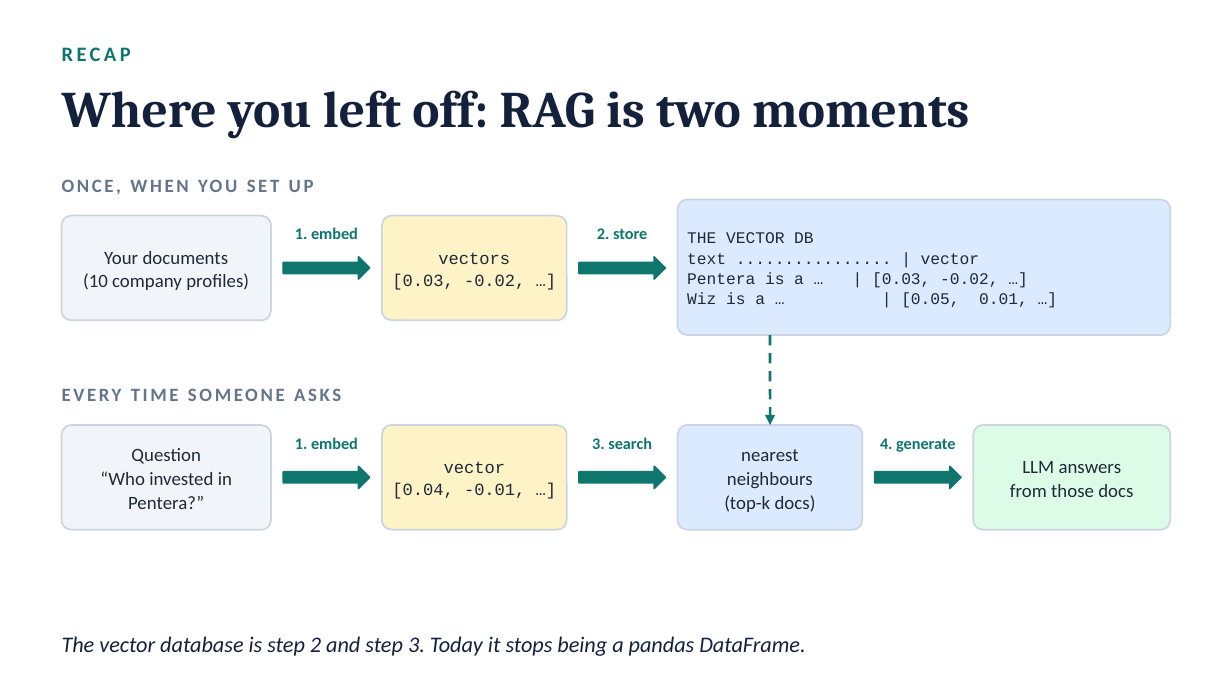
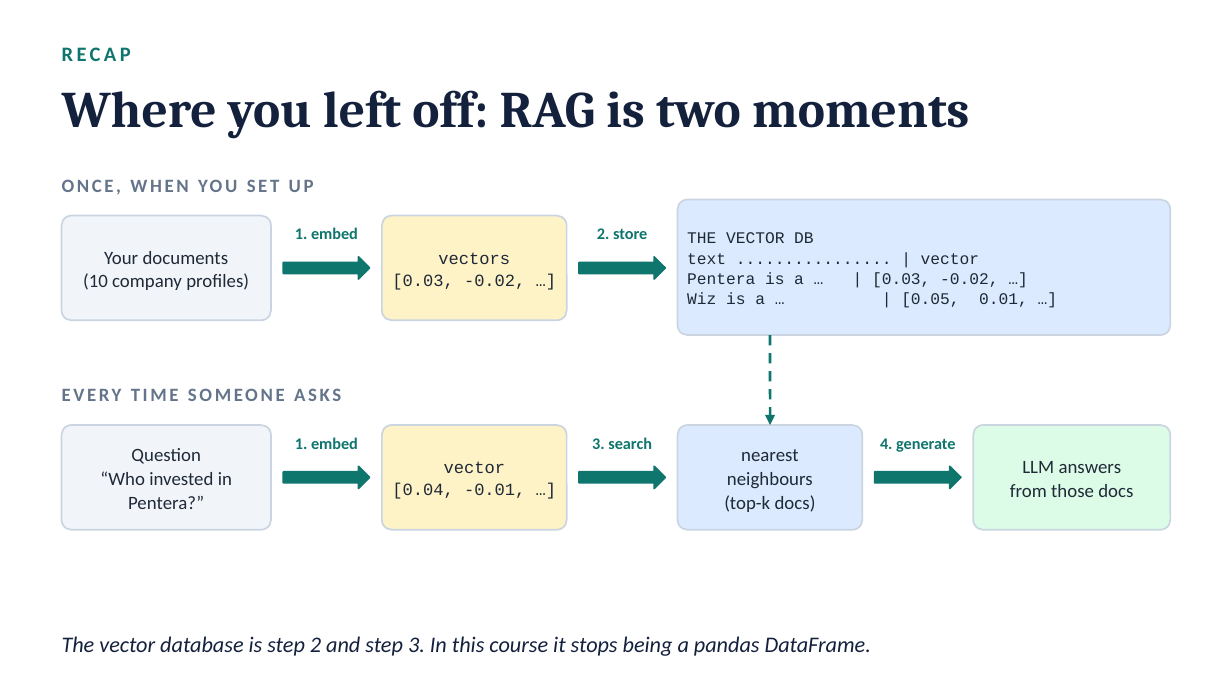
Before and after one commit to robertbarcik/vector_databases-tutorial, a slide deck: slide 2 of 0_vector_databases_intro.pptx. Drawn at 1232x693 pixels with LibreOffice and Linux fonts; fonts in the diff are those of the drawing. Boxes give left, top, right and bottom in pixels: in the first picture for what was removed or moved away, otherwise in the second. Text is boxed around its words. In the diff, an @@ line names an element or a change of style, - is before the commit and + after.

```diff
--- a/0_vector_databases_intro.pptx
+++ b/0_vector_databases_intro.pptx
@@ text at <box>62,636,871,656</box>: text changed @@
-The vector database is step 2 and step 3. Today it stops being a pandas DataFrame.
+The vector database is step 2 and step 3. In this course it stops being a pandas DataFrame.
```
Also in this commit, not shown: 6 other slides changed, 27 other files.
